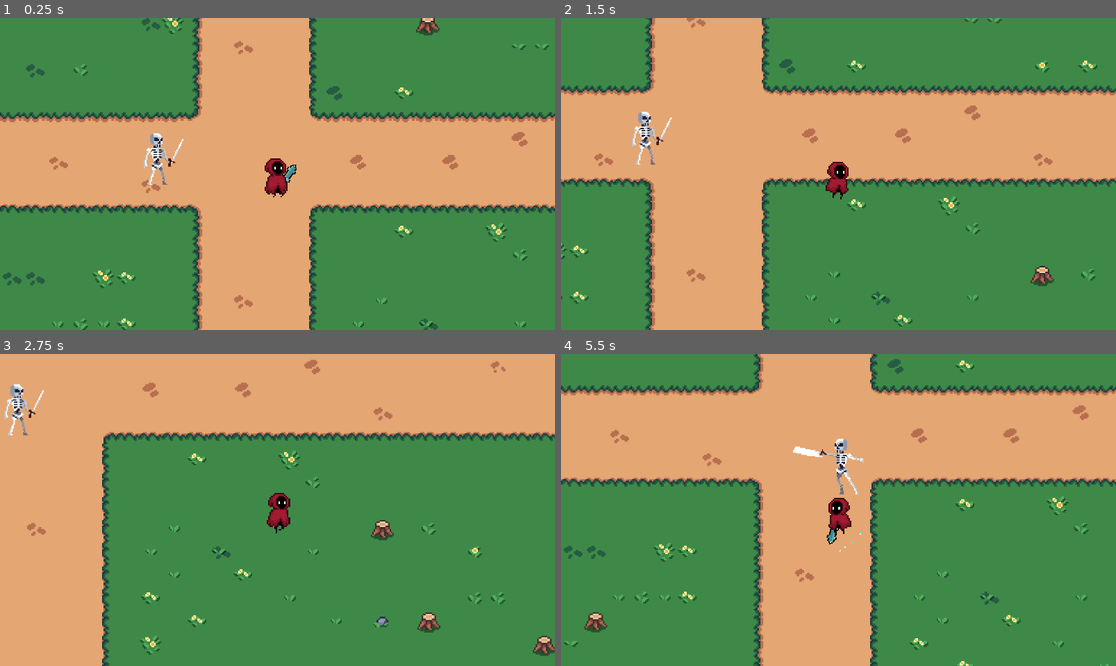
Above: before the commit, frames 1-4 (two rows, left to right).
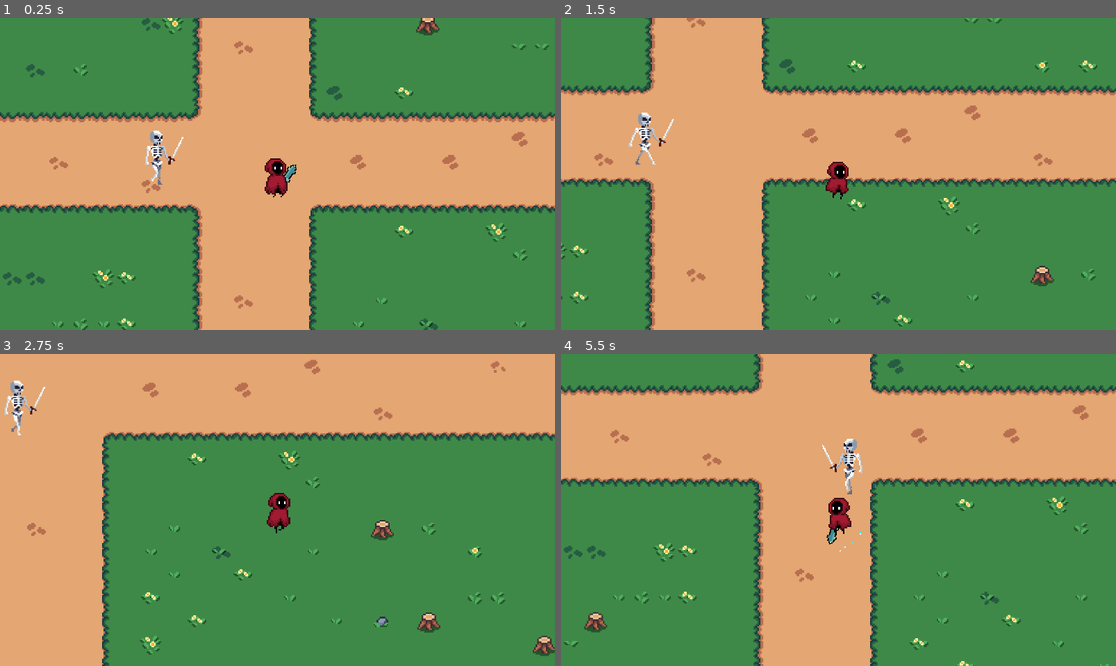
Above: after the commit, the same moments.

Repository: Jerga99/godot-2d-game-course
Game: Godot game, scene res://scenes/play_scene.tscn
The game is run twice, just before and just after one commit, with the same random seed, the same clock (stepped at 60 frames per second) and the same inputs.
Inputs (mouse positions are in pixels of both pictures, inside the frame that each line leads up to):
- Up to frame 1 (0.25 s): no input
- Up to frame 2 (1.5 s): move the mouse to (960, 158) at 0.52 s; hold D (right) 0.53-1.28 s; tap 1 (ability_1) at 0.6 s; move the mouse to (727, 189) at 1.27 s; hold S (down) from 1.28 s (still down); tap 2 (ability_2) at 1.35 s
- Up to frame 3 (2.75 s): move the mouse to (333, 441) at 2.02 s; release S (down) at 2.03 s; hold D (right) from 2.03 s (still down); tap 3 (ability_3) at 2.1 s
- Up to frame 4 (5.5 s): move the mouse to (810, 572) at 2.77 s; release D (right) at 2.78 s; hold W (up) 2.78-3.53 s; tap one key every 0.75 s from 2.85 s: 1 (ability_1) 2 (ability_2) 3 (ability_3) 1 (ability_1); move the mouse to (1005, 556) at 3.52 s; hold A (left) 3.53-5.03 s; move the mouse to (672, 463) at 4.27 s; move the mouse to (866, 510) at 5.02 s; hold S (down) from 5.03 s (still down)

The runs differ from the first frame. In frame 1, 0.4% of the frame differs, in the area x 25-34%, y 36-54%; in frame 2, 0.4%; in frame 3, 0.4%; in frame 4, 0.7%, in the area x 41-55%, y 27-45%.

Commit message:
Animation wrapper

Diff:
--- a/scripts/ability/component/ability_animation_runner.gd
+++ b/scripts/ability/component/ability_animation_runner.gd
@@ -2,4 +2,4 @@
 extends AbilityComponent
 
 func _activate(context: AbilityContext):
-	context.caster.play_animation("slash")
+	context.caster.play_animation(AnimationWrapper.new("slash", true))
--- a/scripts/ability/core/ability_context.gd
+++ b/scripts/ability/core/ability_context.gd
@@ -4,6 +4,6 @@
 var caster: Entity
 var ability: Ability
 
-func _init(caster: Entity, ability: Ability):
-	self.caster = caster
-	self.ability = ability
+func _init(_caster: Entity, _ability: Ability):
+	self.caster = _caster
+	self.ability = _ability
--- a/scripts/entity/enemy.gd
+++ b/scripts/entity/enemy.gd
@@ -31,14 +31,14 @@
 		_face_target(dir)
 
 	last_position = position
-	#_handle_animations()
+	_handle_animations()
 
 
 func _handle_animations():
 	if current_speed <= 0:
-		animated_sprite.play("idle")
+		play_animation(AnimationWrapper.new("idle"))
 	else:
-		animated_sprite.play("walk")
+		play_animation(AnimationWrapper.new("walk"))
 
 func _face_target(dir: Vector2):
 	if not animated_sprite.flip_h and dir.x < 0:
--- a/scripts/entity/entity.gd
+++ b/scripts/entity/entity.gd
@@ -6,5 +6,5 @@
 func _ready():
 	pass
 
-func play_animation(anim_name: String):
-	animated_sprite.play(anim_name)
+func play_animation(anim: AnimationWrapper):
+	animated_sprite.play(anim.name)
--- a/scripts/entity/player.gd
+++ b/scripts/entity/player.gd
@@ -51,6 +51,6 @@
 
 func _handle_animation():
 	if is_moving:
-		animated_sprite.play("run")
+		play_animation(AnimationWrapper.new("run"))
 	else:
-		animated_sprite.play("idle")
+		play_animation(AnimationWrapper.new("idle"))
--- /dev/null
+++ b/scripts/utils/animation_wrapper.gd
@@ -0,0 +1,10 @@
+
+class_name AnimationWrapper
+extends RefCounted
+
+var name: String = ""
+var is_high_priority: bool = false
+
+func _init(_name: String, _is_high_priority: bool = false):
+	self.name = _name
+	self.is_high_priority = _is_high_priority
Not shown, added: scripts/utils/animation_wrapper.gd.uid
